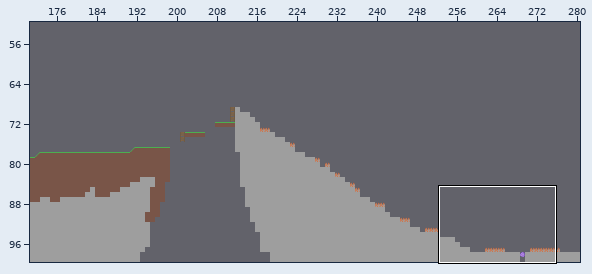
Tiled map -- maps/1.1.tmx. Above: a wide view before the commit, with the close-up outlined.
Close-up. Before the commit:
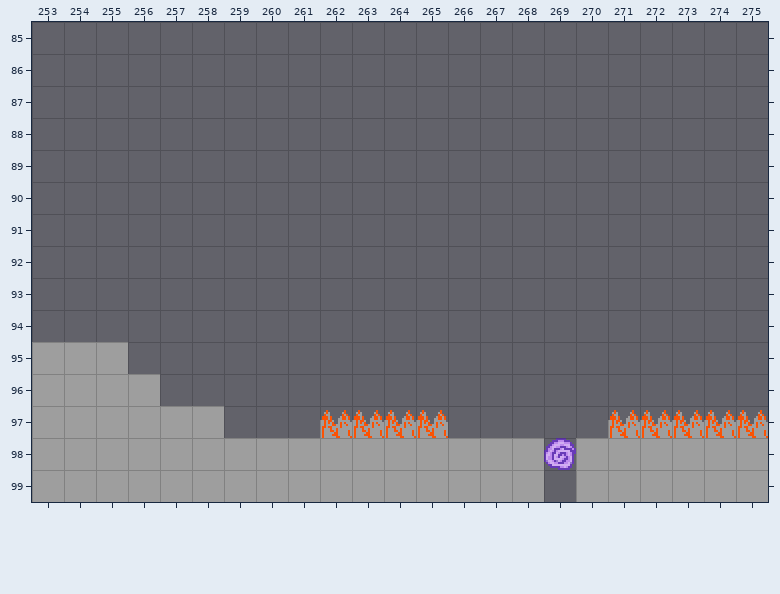
Cells are 16x16 px. Shown: x 253..275, y 85..99. The commit also changed other parts of the map, which this record leaves out.
Now the later version:
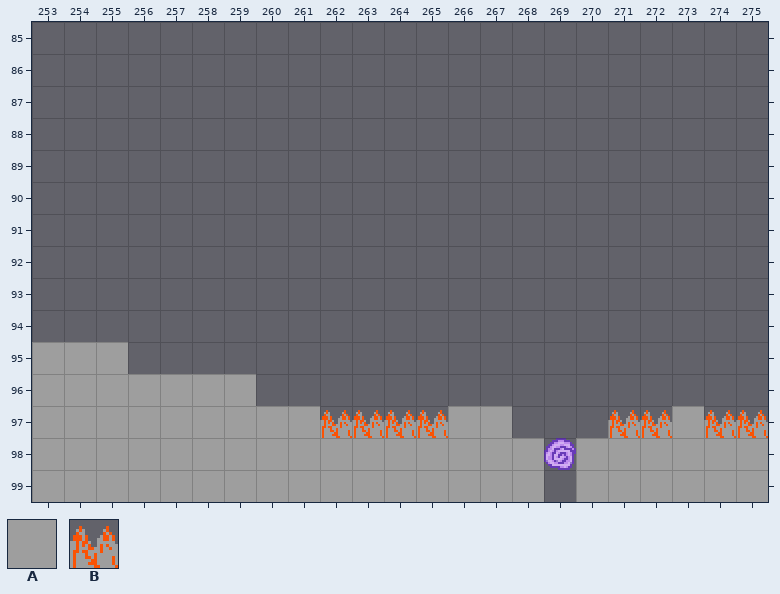
Key: from "Testing Tiles": A 6 "Stone", B 21 "SpikeStone".
_ is an empty cell.
Diff:
Layer "Platforms":
y 96: x 257..259 ___ -> AAA
y 97: x 259..261 ___ -> AAA; x 266..267 __ -> AA; x 273 _ -> A
Layer "Death":
y 97: x 273 B -> _
Pixel boxes of the changes (left, top, right, bottom) in both close-ups:
added: (160, 374, 320, 438)
added: (448, 406, 512, 438)
changed: (672, 406, 704, 438)
